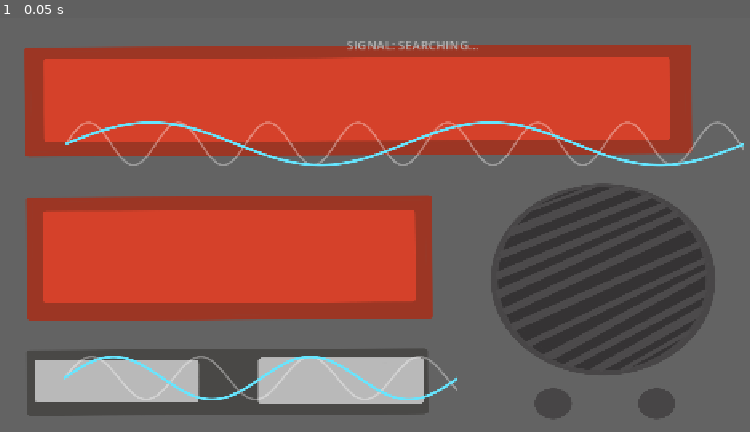
Above: before the commit, frame 1.
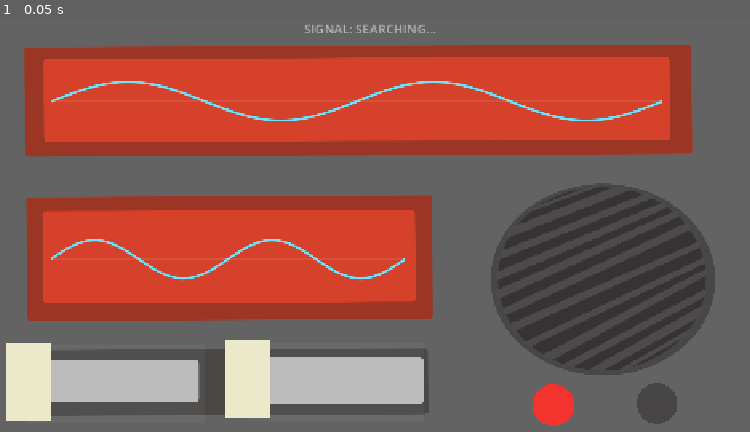
Above: after the commit, the same moment.

Repository: TimeaKTim/Space-game
Game: Godot game, scene res://comms/frequency_match.tscn
Two runs of this game, one before a commit and one after it. Both use one fixed random seed, a clock stepped at 60 frames per second and the inputs below. This scene is started directly instead of the project's main scene.
Inputs:
- Up to frame 1 (0.05 s): no input

The runs differ from the first frame. In frame 1, 5.9% of the frame differs, in the area x 0-100%, y 1-99%.

Commit message:
Good Comms

Diff:
--- a/comms/frequency_match.gd
+++ b/comms/frequency_match.gd
@@ -51,8 +51,8 @@
 
 
 func _setup_audio() -> void:
-	static_player.stream = load("res://audio/static.mp3")
-	signal_player.stream = load("res://audio/signal.mp3")
+	static_player.stream = load("res://comms/audio/static.mp3")
+	signal_player.stream = load("res://comms/audio/signal.mp3")
 
 	static_player.finished.connect(func(): static_player.play())
 	signal_player.finished.connect(func(): signal_player.play())
--- a/comms/frequency_match.tscn
+++ b/comms/frequency_match.tscn
@@ -28,10 +28,10 @@
 
 [node name="StatusLabel" type="Label" parent="." unique_id=581811866]
 layout_mode = 1
-offset_left = 440.0
-offset_top = 40.0
-offset_right = 1000.0
-offset_bottom = 75.0
+offset_left = 372.0
+offset_top = 14.0
+offset_right = 932.0
+offset_bottom = 49.0
 theme_override_colors/font_color = Color(0.85, 0.85, 0.85, 1)
 theme_override_font_sizes/font_size = 20
 text = "SIGNAL: SEARCHING..."
@@ -52,10 +52,11 @@
 
 [node name="WaveDisplay" type="Control" parent="ChannelA" unique_id=211262344]
 anchors_preset = 0
-offset_left = 165.0
-offset_top = 131.0
-offset_right = 1251.0
-offset_bottom = 294.0
+offset_left = 142.0
+offset_top = 71.0
+offset_right = 1228.0
+offset_bottom = 234.0
+scale = Vector2(0.9, 0.9)
 mouse_filter = 2
 script = ExtResource("3_wave")
 
@@ -69,14 +70,23 @@
 
 [node name="Track" type="ColorRect" parent="ChannelA/SliderA" unique_id=774057292]
 layout_mode = 0
-offset_right = 283.0
-offset_bottom = 126.0
+offset_left = -30.0
+offset_top = -292.0
+offset_right = 253.0
+offset_bottom = -166.0
 color = Color(1, 1, 1, 0.04)
 
 [node name="Handle" type="ColorRect" parent="ChannelA/SliderA" unique_id=1702690818]
-layout_mode = 0
-offset_right = 72.0
-offset_bottom = 126.0
+layout_mode = 1
+anchors_preset = -1
+anchor_left = -0.134
+anchor_top = -2.3330002
+anchor_right = -0.134
+anchor_bottom = -2.3330002
+offset_left = -0.077999115
+offset_top = -0.041992188
+offset_right = 71.922
+offset_bottom = 125.95801
 color = Color(0.925, 0.914, 0.796, 1)
 
 [node name="ChannelB" type="Control" parent="." unique_id=2037332216]
@@ -94,49 +104,59 @@
 
 [node name="WaveDisplay" type="Control" parent="ChannelB" unique_id=1252960752]
 anchors_preset = 0
-offset_left = 163.0
-offset_top = 498.0
-offset_right = 793.0
-offset_bottom = 681.0
+offset_left = 141.0
+offset_top = 317.00003
+offset_right = 771.0
+offset_bottom = 500.00003
+scale = Vector2(0.9, 0.9)
 mouse_filter = 2
 script = ExtResource("3_wave")
 
 [node name="SliderB" type="Control" parent="ChannelB" unique_id=894855582]
 anchors_preset = 0
-offset_left = 540.0
-offset_top = 825.0
-offset_right = 823.0
-offset_bottom = 951.0
+offset_left = 536.0
+offset_top = 826.0
+offset_right = 819.0
+offset_bottom = 952.0
 script = ExtResource("2_slider")
 
 [node name="Track" type="ColorRect" parent="ChannelB/SliderB" unique_id=195824375]
 layout_mode = 0
-offset_right = 283.0
-offset_bottom = 126.0
+offset_left = -80.0
+offset_top = -294.0
+offset_right = 203.0
+offset_bottom = -168.0
 color = Color(1, 1, 1, 0.04)
 
 [node name="Handle" type="ColorRect" parent="ChannelB/SliderB" unique_id=1337391000]
-layout_mode = 0
-offset_right = 72.0
-offset_bottom = 126.0
+layout_mode = 1
+anchors_preset = -1
+anchor_left = -0.25800002
+anchor_top = -2.3730001
+anchor_right = -0.25800002
+anchor_bottom = -2.3730001
+offset_left = 0.014007568
+offset_top = -0.0019836426
+offset_right = 72.01401
+offset_bottom = 125.99802
 color = Color(0.925, 0.914, 0.796, 1)
 
 [node name="StatusDotNotOkay" type="Control" parent="." unique_id=-1254734282]
 layout_mode = 1
 anchors_preset = 0
-offset_left = 1029.0
-offset_top = 906.0
-offset_right = 1096.0
-offset_bottom = 978.0
+offset_left = 911.0
+offset_top = 595.0
+offset_right = 978.0
+offset_bottom = 667.0
 mouse_filter = 2
 script = ExtResource("4_dot")
 
 [node name="StatusDotOkay" type="Control" parent="." unique_id=-1254734281]
 layout_mode = 1
 anchors_preset = 0
-offset_left = 1216.0
-offset_top = 906.0
-offset_right = 1281.0
-offset_bottom = 978.0
+offset_left = 1078.0
+offset_top = 592.0
+offset_right = 1143.0
+offset_bottom = 664.0
 mouse_filter = 2
 script = ExtResource("4_dot")
--- a/comms/wave_display.gd
+++ b/comms/wave_display.gd
@@ -48,5 +48,5 @@
 
 func _draw() -> void:
 	draw_line(Vector2(0, size.y / 2.0), Vector2(size.x, size.y / 2.0), axis_color, 1.0)
-	_draw_wave(_value_to_cycles(target_value), target_color, 2.0)
+	#_draw_wave(_value_to_cycles(target_value), target_color, 2.0)
 	_draw_wave(_value_to_cycles(current_value), current_color, 3.0)
